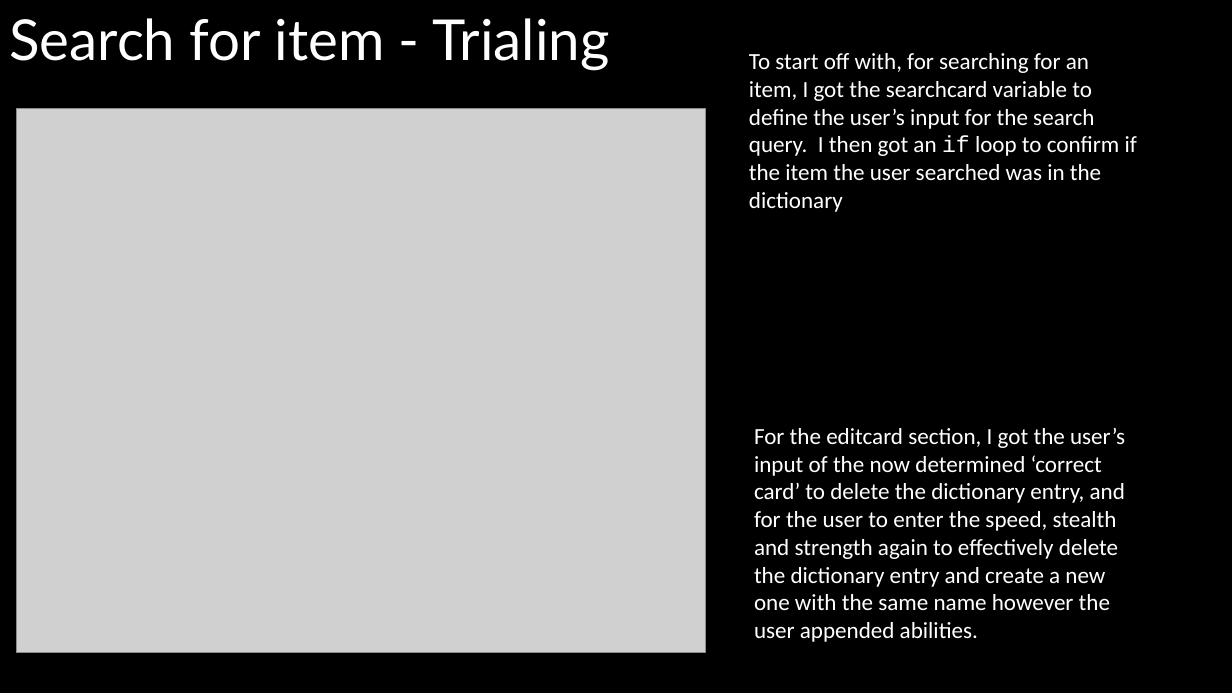
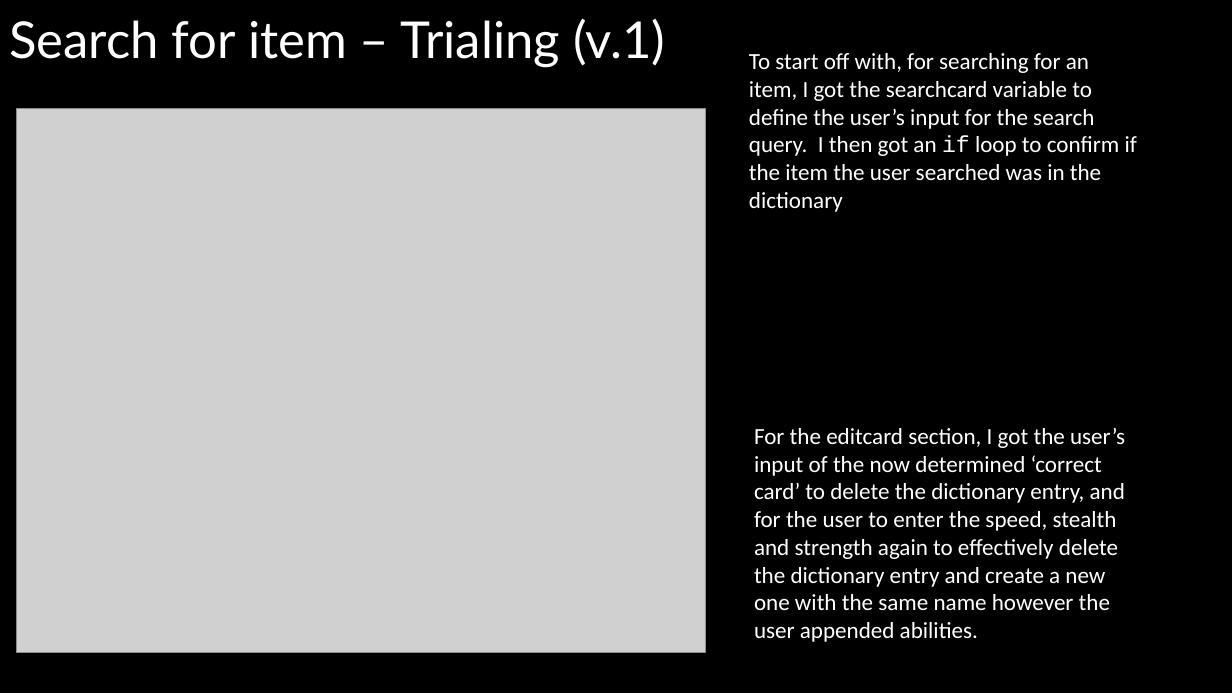
Before and after one commit to Joepapa101/2.7---2.8-Assessment, a slide deck: slide 12 of 2.7 and 2.8 Documentation Template.pptx. Drawn at 1232x693 pixels with LibreOffice and Linux fonts; fonts in the diff are those of the drawing; grey boxes stand for pictures. Boxes give left, top, right and bottom in pixels: in the first picture for what was removed or moved away, otherwise in the second. Text is boxed around its words. In the diff, an @@ line names an element or a change of style, - is before the commit and + after.

```diff
--- a/2.7 and 2.8 Documentation Template.pptx
+++ b/2.7 and 2.8 Documentation Template.pptx
@@ title at box(9, 18, 665, 67): text changed; size 44 to 39.6 pt @@
-Search for item - Trialing
+Search for item – Trialing (v.1)
```
Also in this commit, not shown: 1 other slide changed, 4 slides added, 4 other files.
